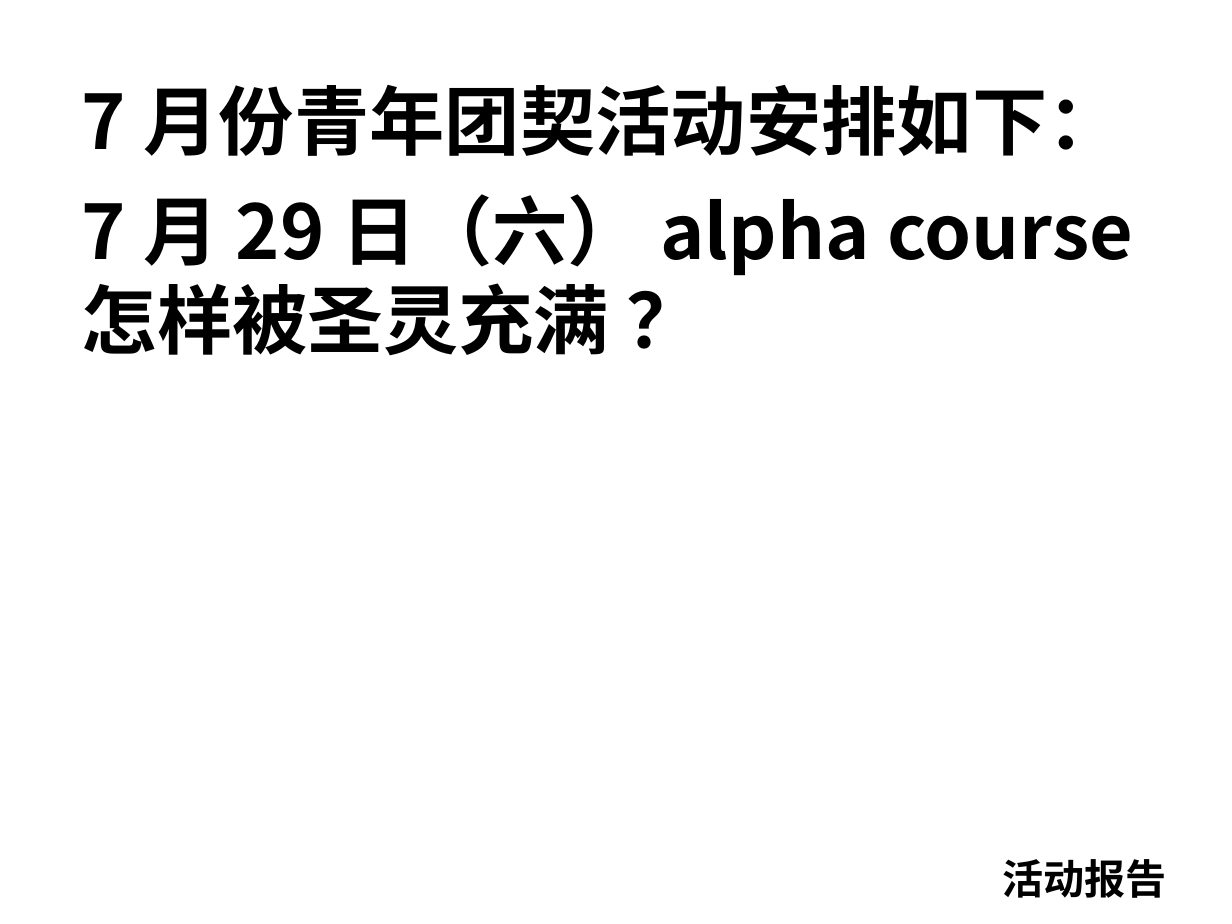
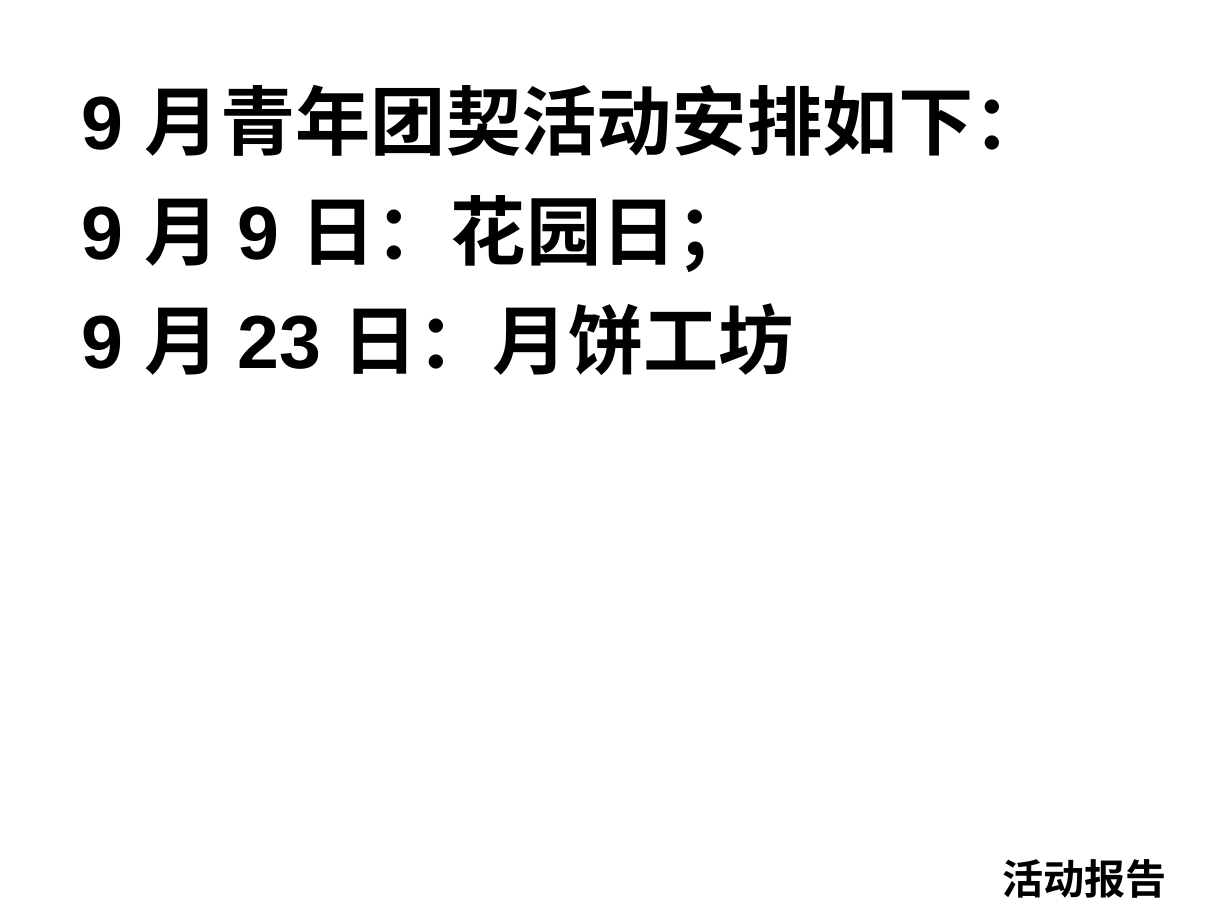
Before and after one commit to jackey-qiu/pyworship, a slide deck: slide 136 of 2023-09-03.pptx (slide 121 before the commit). Drawn at 1232x924 pixels with LibreOffice and Linux fonts; fonts in the diff are those of the drawing. Boxes give left, top, right and bottom in pixels: in the first picture for what was removed or moved away, otherwise in the second. Text is boxed around its words. In the diff, an @@ line names an element or a change of style, - is before the commit and + after.

```diff
--- a/2023-09-03.pptx
+++ b/2023-09-03.pptx
@@ text at box(82, 85, 1049, 375): text changed; font Noto Sans CJK SC to Arial @@
-7 月份青年团契活动安排如下：
-7 月 29 日（六） alpha course 怎样被圣灵充满 ？
+9 月青年团契活动安排如下：
+9 月 9 日：花园日；
+9 月 23 日：月饼工坊
```
Also in this commit, not shown: 38 other slides changed, 82 slides added, 64 slides removed, 14 other files.
